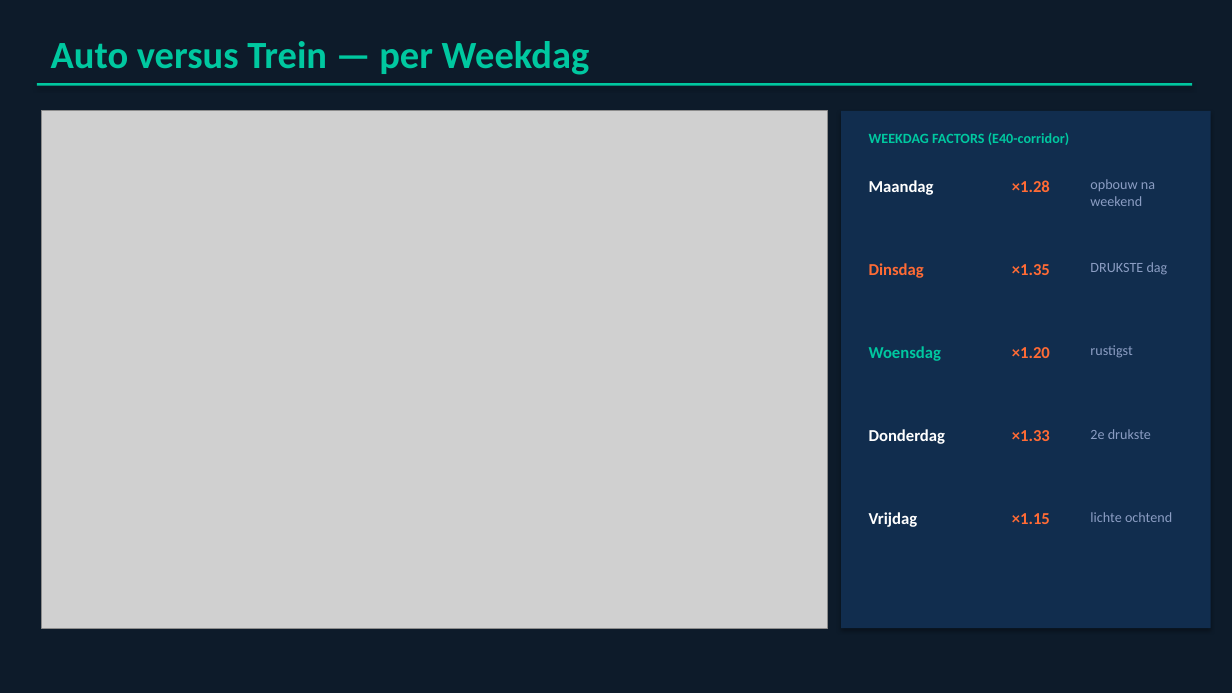
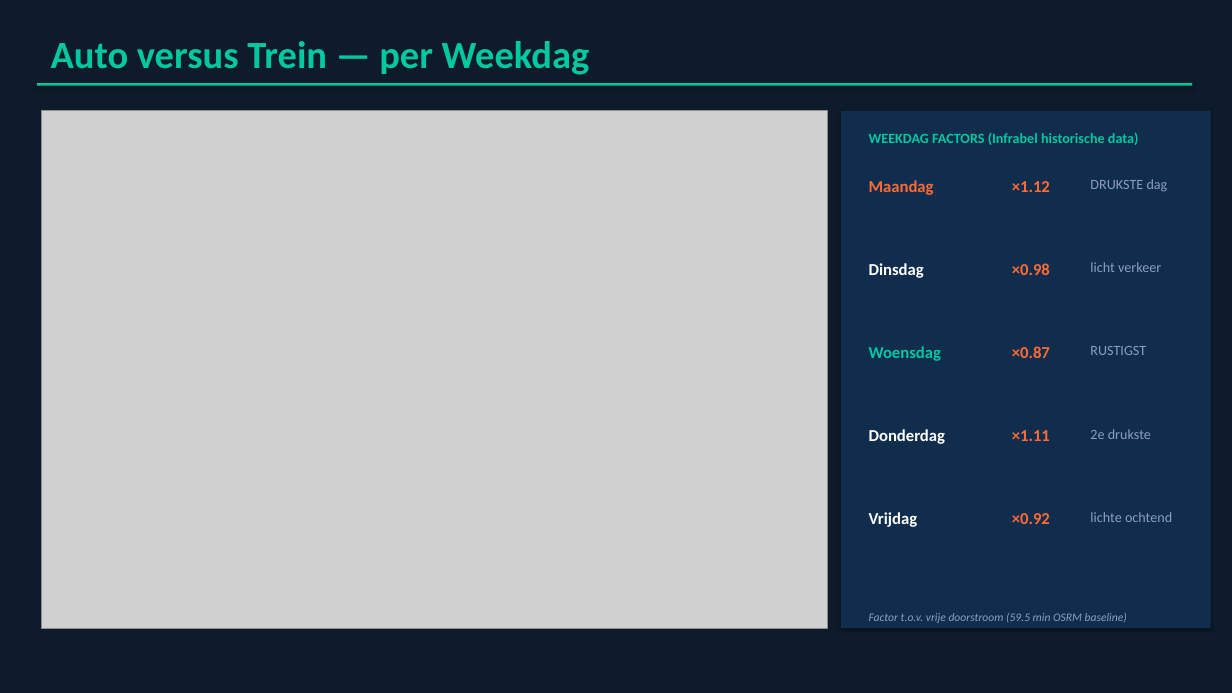
Before and after one commit to MaximeMylle/trafic_forecast_datascience, a slide deck: slide 12 of Gent_Mechelen_Presentatie.pptx (slide 11 before the commit). Drawn at 1232x693 pixels with LibreOffice and Linux fonts; fonts in the diff are those of the drawing; grey boxes stand for pictures. Boxes give left, top, right and bottom in pixels: in the first picture for what was removed or moved away, otherwise in the second. Text is boxed around its words. In the diff, an @@ line names an element or a change of style, - is before the commit and + after.

```diff
--- a/Gent_Mechelen_Presentatie.pptx
+++ b/Gent_Mechelen_Presentatie.pptx
@@ text at (869, 133, 1139, 145): text changed @@
-WEEKDAG FACTORS (E40-corridor)
+WEEKDAG FACTORS (Infrabel historische data)
@@ text "Maandag" at (869, 180, 934, 195): text colour #FFFFFF to #FF6B35 @@
@@ text "DRUKSTE dag": place and size @@
-text "DRUKSTE dag" at (1090, 262, 1168, 275)
+text "DRUKSTE dag" at (1090, 179, 1168, 192)
@@ text removed at (1090, 179, 1155, 206) @@
-opbouw na weekend
@@ text at (1012, 181, 1050, 192): text changed @@
-×1.28
+×1.12
@@ text "Dinsdag" at (869, 263, 924, 278): text colour #FF6B35 to #FFFFFF @@
@@ text at (1012, 263, 1050, 275): text changed @@
-×1.35
+×0.98
@@ text added at (1090, 262, 1161, 272), 11 pt, text #8B9DC3 @@
+licht verkeer
@@ text at (1012, 346, 1050, 358): text changed @@
-×1.20
+×0.87
@@ text at (1090, 346, 1146, 355): text changed @@
-rustigst
+RUSTIGST
@@ text at (1012, 430, 1050, 441): text changed @@
-×1.33
+×1.11
@@ text at (1012, 513, 1050, 524): text changed @@
-×1.15
+×0.92
@@ text added at (869, 613, 1127, 623), 9 pt, text #8B9DC3, italic @@
+Factor t.o.v. vrije doorstroom (59.5 min OSRM baseline)
```
Also in this commit, not shown: 2 other slides changed, 1 slide added, 2 other files.
